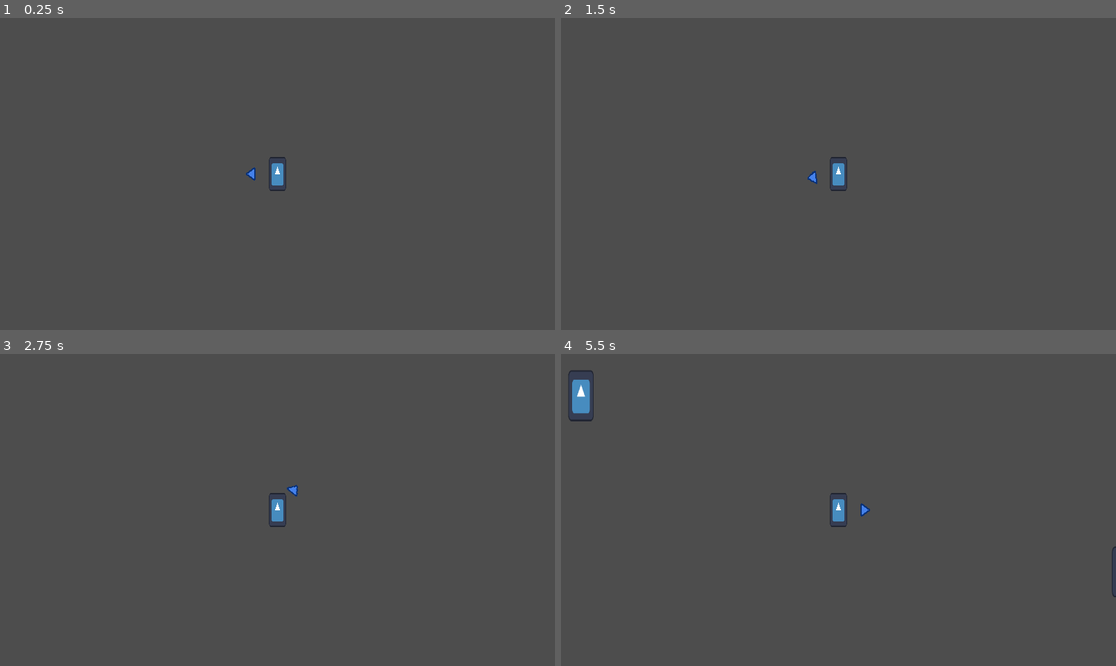
Above: before the commit, frames 1-4 (two rows, left to right).
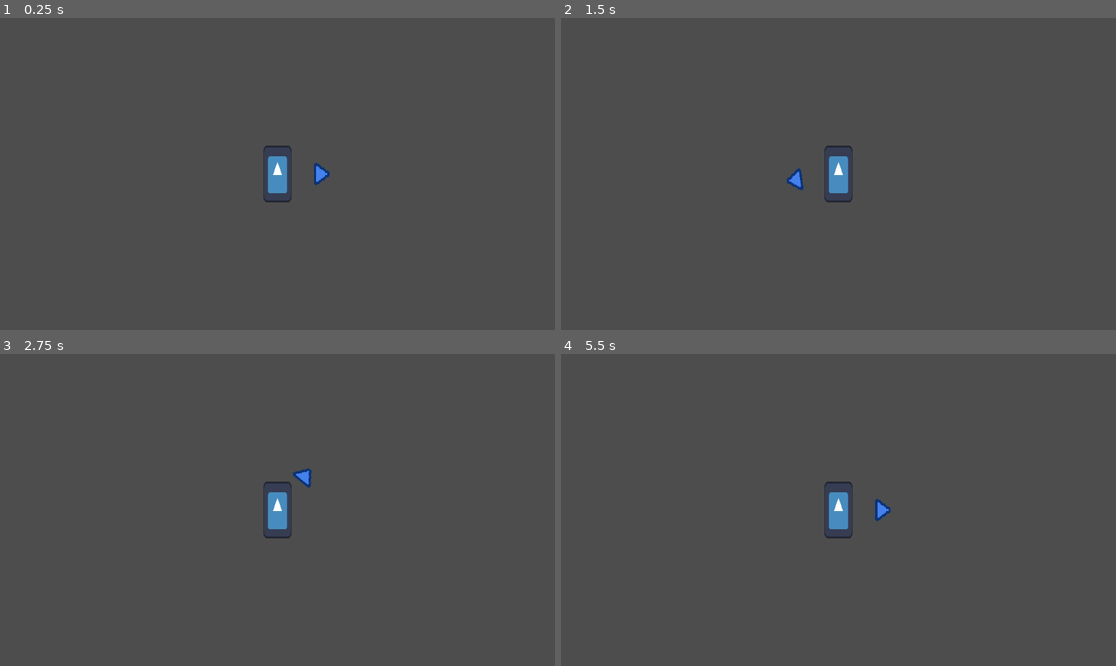
Above: after the commit, the same moments.

Repository: freddder/GMTK_Jam_2024
Game: Godot game, scene res://scenes/main_level.tscn
Two runs of this game, one before a commit and one after it. Both use one fixed random seed, a clock stepped at 60 frames per second and the inputs below. The engine's default icon, where the game draws it, is replaced by a stand-in: a white triangle on a blue panel in a dark square.
Inputs (mouse positions are in pixels of both pictures, inside the frame that each line leads up to):
- Up to frame 1 (0.25 s): no input
- Up to frame 2 (1.5 s): tap Enter at 0.5 s; move the mouse to (960, 158) at 0.52 s; hold D (move_right) 0.53-1.28 s; tap Space (heavy_attack) at 0.6, 1.25 s; click (960, 158) at 0.8 s; move the mouse to (727, 189) at 1.27 s; hold S (move_down) from 1.28 s (still down); click (727, 189) at 1.35 s
- Up to frame 3 (2.75 s): right-click (166, 525) at 1.55 s; tap Enter at 2 s; move the mouse to (333, 441) at 2.02 s; release S (move_down) at 2.03 s; hold D (move_right) from 2.03 s (still down); right-click (333, 441) at 2.1 s; tap Space (heavy_attack) at 2.3 s
- Up to frame 4 (5.5 s): tap Space (heavy_attack) at 2.75, 2.85, 4.55, 5.1 s; move the mouse to (810, 572) at 2.77 s; release D (move_right) at 2.78 s; hold W (move_up) 2.78-3.53 s; click (810, 572) at 3.05 s; tap Enter at 3.5 s; move the mouse to (1005, 556) at 3.52 s; hold A (move_left) 3.53-5.03 s; click (1005, 556) at 3.6 s; right-click (1005, 556) at 3.8 s; move the mouse to (672, 463) at 4.27 s; right-click (672, 463) at 4.35 s; move the mouse to (866, 510) at 5.02 s; hold S (move_down) from 5.03 s (still down); click (866, 510) at 5.3 s

The runs differ from the first frame. In frame 1, 0.6% of the frame differs, in the area x 44-60%, y 40-60%; in frame 2, 0.6%; in frame 3, 0.6%; in frame 4, 1.1%, in the area x 1-100%, y 5-78%.

Commit message:
Add damage and knockback

Diff:
--- a/project.godot
+++ b/project.godot
@@ -20,11 +20,6 @@
 EnemySpawnManager="*res://scenes/enemy_spawn_manager.tscn"
 Arena="*res://scripts/arena.gd"
 Events="*res://scripts/events.gd"
-
-[display]
-
-window/size/viewport_width=1920
-window/size/viewport_height=1080
 
 [editor]
 
--- a/scripts/enemy.gd
+++ b/scripts/enemy.gd
@@ -3,10 +3,22 @@
 signal on_death(this: EnemyCharacter)
 
 @export var default_speed: float = 35.0
+@export var default_health: float = 100.0
 
 @onready var player : PlayerCharacter = get_tree().get_first_node_in_group("player")
+
+var pending_knockback_strength: float = 0.0
+var health: float = default_health
 
 func _physics_process(delta: float) -> void:
 	var speed := default_speed
 	var target_position := player.global_position
 	global_position = global_position.move_toward(target_position, speed * delta)
+	global_position -= global_position.direction_to(target_position) * pending_knockback_strength
+	pending_knockback_strength = 0.0
+
+func take_hit(damage_amount: float, knockback_strength: float):
+	health -= damage_amount
+	pending_knockback_strength += knockback_strength
+	if health <= 0:
+		queue_free()
--- a/scripts/player.gd
+++ b/scripts/player.gd
@@ -20,14 +20,20 @@
 @export var default_swing_radius: float = 50.0
 @export var default_swing_angle: float = 45.0
 @export var swing_angle_limit: float = 230.0
+@export var default_swing_damage: float = 30.0
+@export var default_swing_knockback_strength: float = 20.0
+@export var default_swing_cooldown: float = 1.0
 
 @export_category("Thrust")
 @export var default_thrust_radius: float = 100.0
 @export var default_thrust_thickness: float = 35.0
+@export var default_thrust_damage: float = 40.0
+@export var default_thrust_knockback_strength: float = 30.0
 
 @export_category("Ground Pound")
 @export var default_ground_pound_radius: float = 100.0
-
+@export var default_ground_pound_damage: float = 60.0
+@export var default_ground_pound_knockback_strength: float = 40.0
 @export var default_camera_zoom: Vector2 = Vector2(2.3, 2.3)
 
 @export_category("Charge")
@@ -237,8 +243,7 @@
 			var direction_to := global_position.direction_to(collider.global_position)
 			var angle_to := atan2(direction_to.y, direction_to.x) + PI / 2.0
 			if active_attack_zone_data.start_angle <= angle_to && active_attack_zone_data.end_angle >= angle_to:
-				print("Damage ", $AttackShapeCast2D.get_collider(collider_index))
-				collider.queue_free()
+				collider.take_hit(scale_damage(default_swing_damage), scale_knockback(default_swing_knockback_strength))
 
 		clear_attack_data()
 
@@ -259,8 +264,7 @@
 		$AttackShapeCast2D.force_shapecast_update()
 		for collider_index in $AttackShapeCast2D.get_collision_count():
 			var collider := $AttackShapeCast2D.get_collider(collider_index) as Node2D
-			print("Damage ", $AttackShapeCast2D.get_collider(collider_index))
-			collider.queue_free()
+			collider.take_hit(scale_damage(default_thrust_damage), scale_knockback(default_thrust_knockback_strength))
 
 		clear_attack_data()
 
@@ -278,8 +282,7 @@
 		$AttackShapeCast2D.force_shapecast_update()
 		for collider_index in $AttackShapeCast2D.get_collision_count():
 			var collider := $AttackShapeCast2D.get_collider(collider_index) as Node2D
-			print("Damage ", $AttackShapeCast2D.get_collider(collider_index))
-			collider.queue_free()
+			collider.take_hit(scale_damage(default_ground_pound_damage), scale_knockback(default_ground_pound_knockback_strength))
 
 		clear_attack_data()
 
@@ -305,3 +308,9 @@
 
 func get_charging_time_seconds() -> float:
 	return 0.0 if !is_charging_attack() else (Time.get_ticks_msec() - attack_charge_start_time) / 1000.0
+
+func scale_damage(damage: float) -> float:
+	return damage * pow(get_charge_power(), 1.5)
+
+func scale_knockback(knockback_strength: float) -> float:
+	return knockback_strength * pow(get_charge_power(), 1.5)
